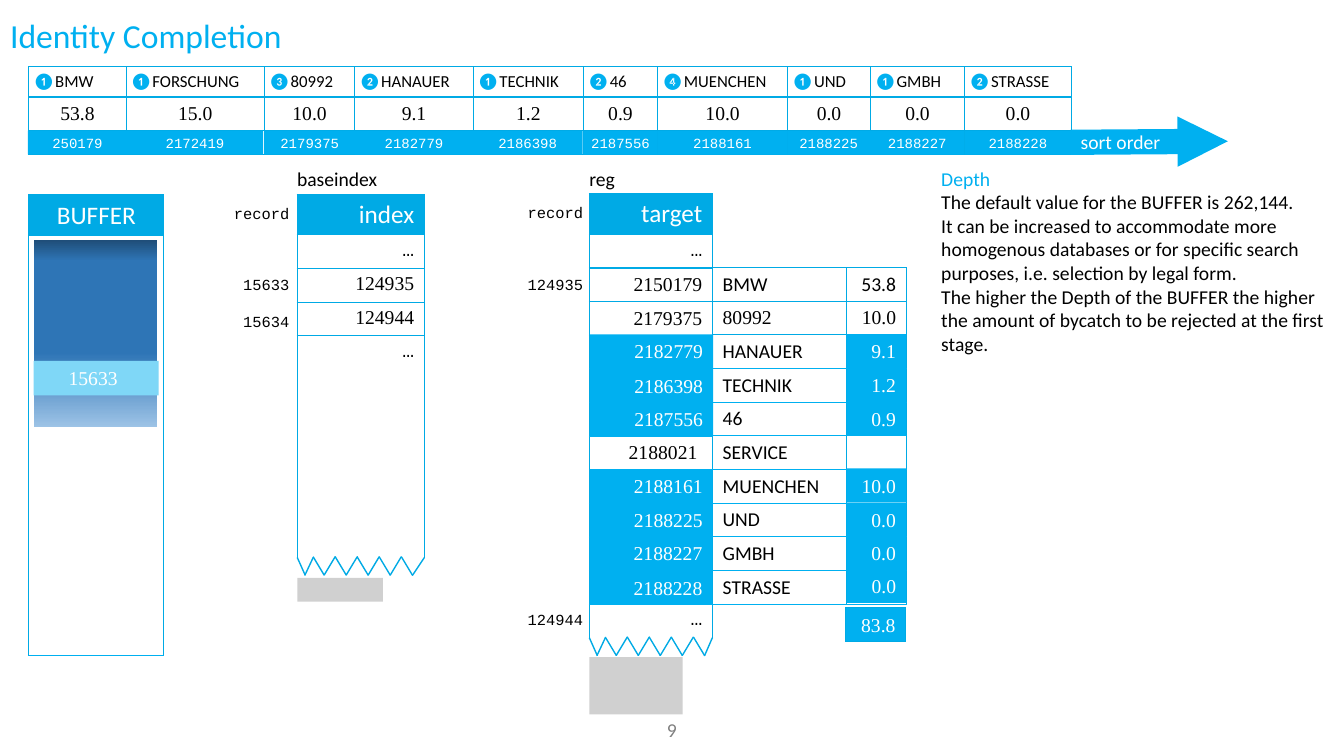
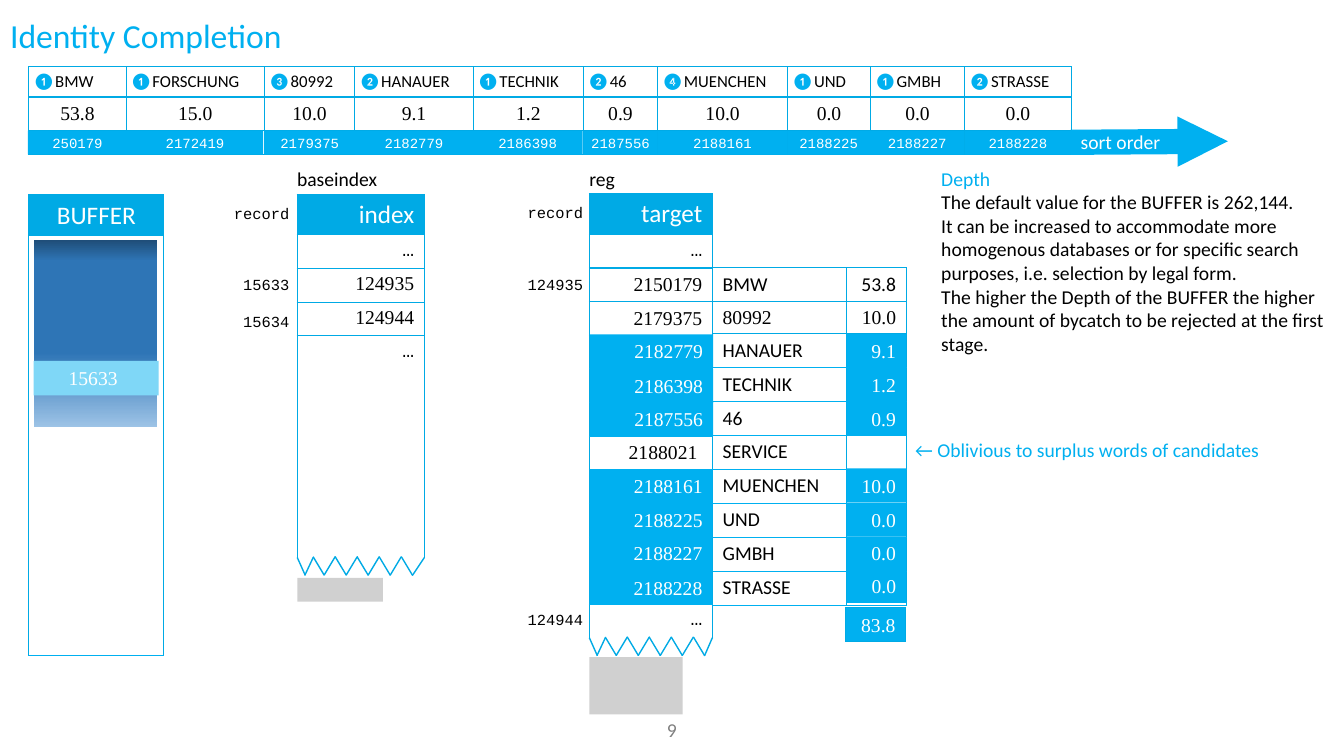
Before and after one commit to ThorstenDoherr/searchengine, a slide deck: slide 9 of doc/SearchEngine_Slides.pptx. Drawn at 1344x756 pixels with LibreOffice and Linux fonts; fonts in the diff are those of the drawing; grey boxes stand for pictures; background and template pictures are left out. Boxes give left, top, right and bottom in pixels: in the first picture for what was removed or moved away, otherwise in the second. Text is boxed around its words. In the diff, an @@ line names an element or a change of style, - is before the commit and + after.

```diff
--- a/doc/SearchEngine_Slides.pptx
+++ b/doc/SearchEngine_Slides.pptx
@@ text added at box(937, 443, 1259, 460), 14 pt, text #00B0F0 @@
+← Oblivious to surplus words of candidates
```
Also in this commit, not shown: 7 other slides changed, 1 other file.
